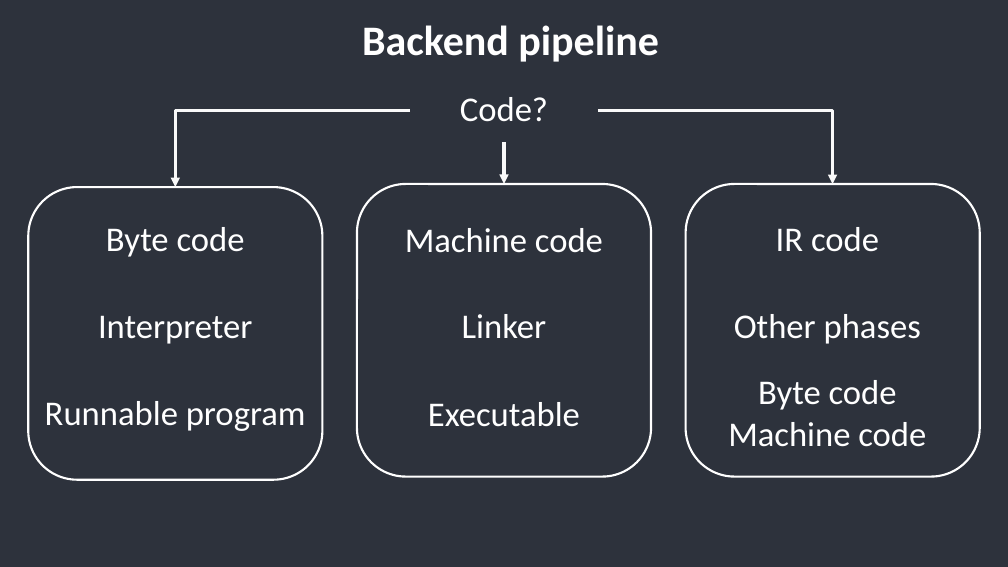
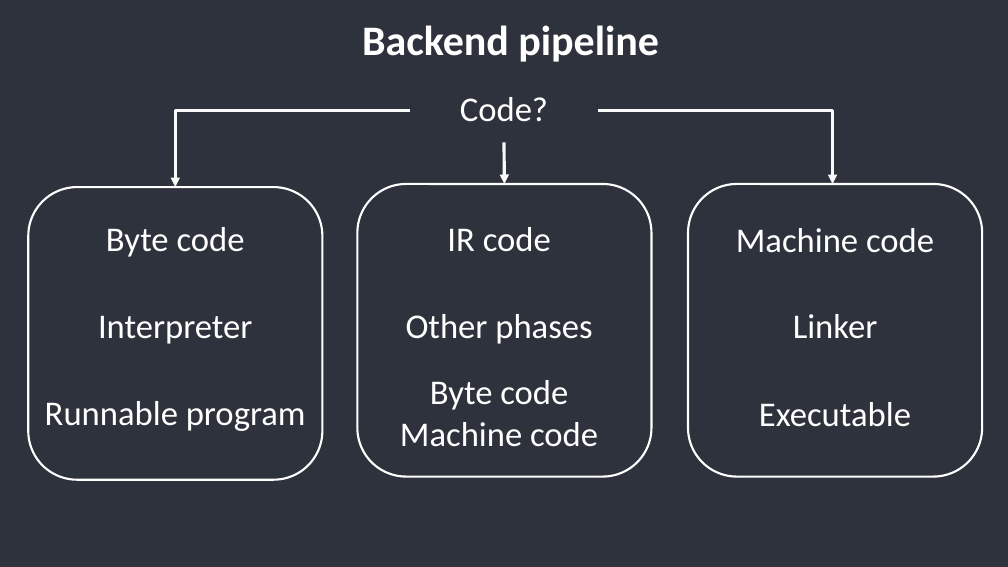
Before and after one commit to Naxaes/nox, a slide deck: slide 4 of presentation/Nox - Introduction.pptx. Drawn at 1008x567 pixels with LibreOffice and Linux fonts; fonts in the diff are those of the drawing. Boxes give left, top, right and bottom in pixels: in the first picture for what was removed or moved away, otherwise in the second. Text is boxed around its words. In the diff, an @@ line names an element or a change of style, - is before the commit and + after.

```diff
--- a/presentation/Nox - Introduction.pptx
+++ b/presentation/Nox - Introduction.pptx
@@ 3 texts, 1 rounded rectangle: place and size @@
-3 texts, 1 rounded rectangle at [686, 184, 980, 476]
+3 texts, 1 rounded rectangle at [358, 184, 652, 476]
@@ 3 texts, 1 rounded rectangle: place and size @@
-3 texts, 1 rounded rectangle at [357, 184, 651, 476]
+3 texts, 1 rounded rectangle at [688, 184, 982, 476]
```
Also in this commit, not shown: 1 slide added, 15 other files.
